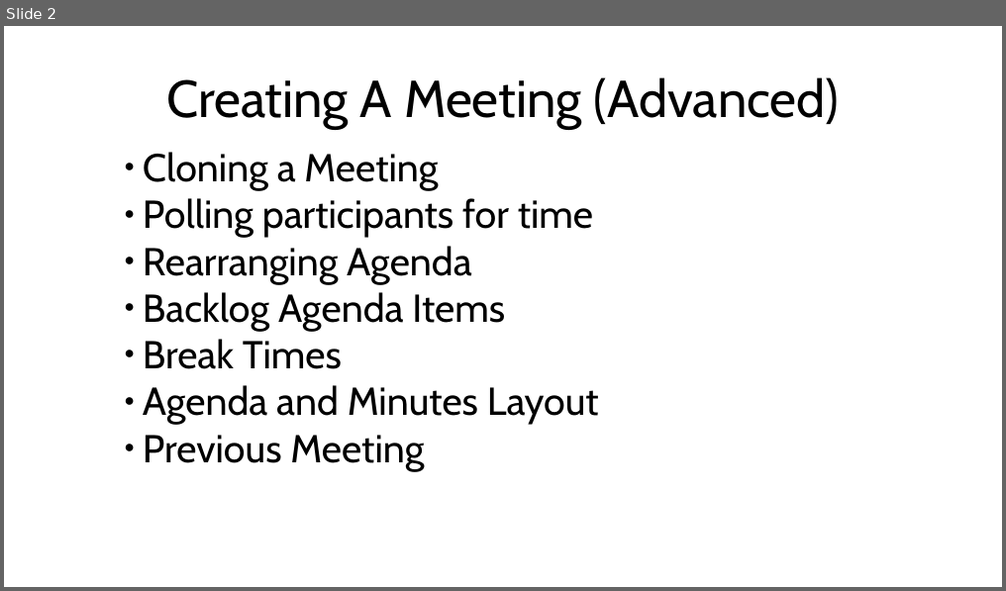
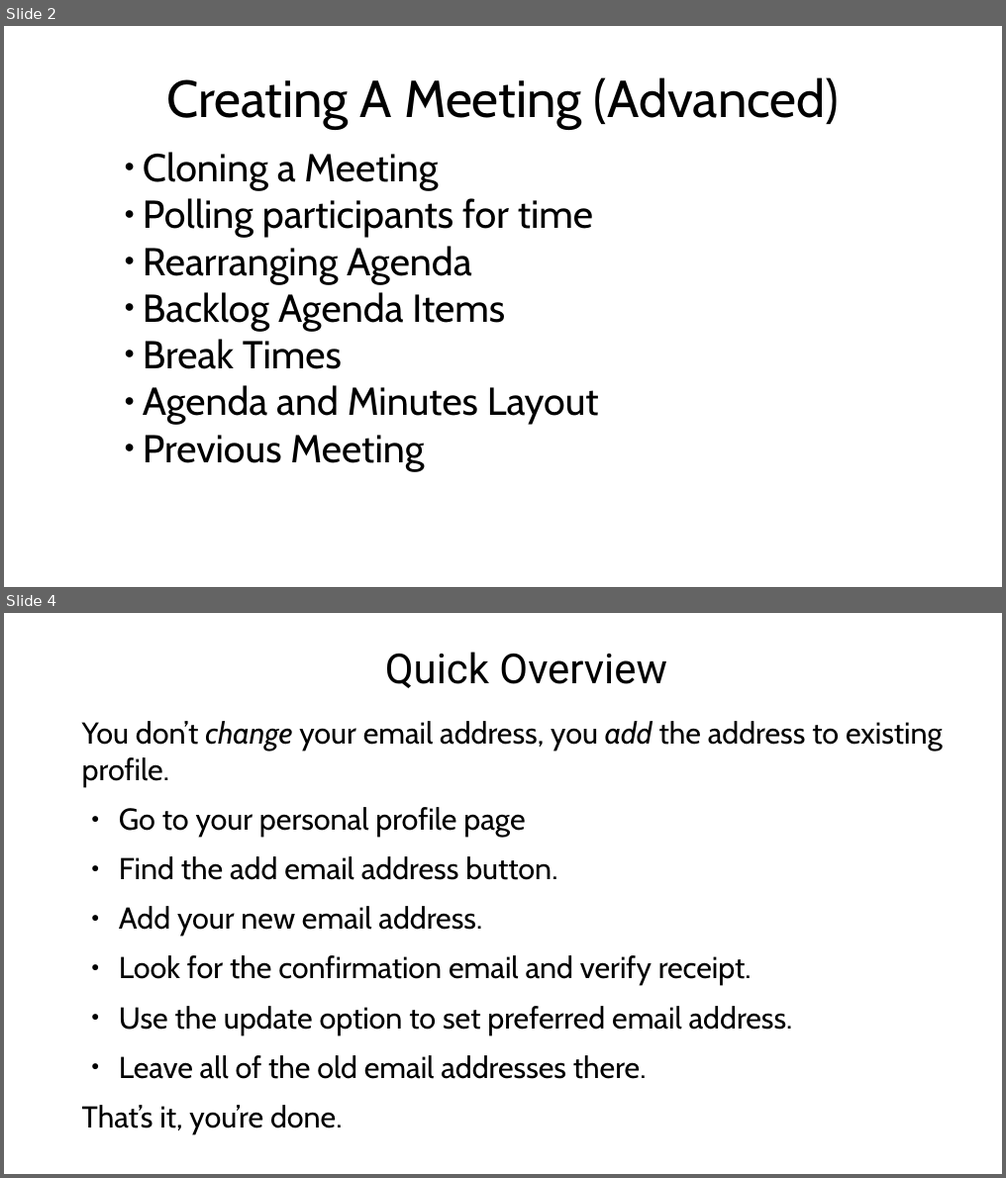
Before and after one commit to agilepro/cognoscenti, a slide deck: documentation/VideoPresentations.odp. Shown one above the other, each under a label of ours: slide 2 before the commit, slides 2 and 4 after it; the slides between them are not shown. The pictures are 1006x591 and 1006x1178 pixels, drawn with LibreOffice and Linux fonts; fonts in the diff are those of the drawing; background and template pictures are left out. Boxes give left, top, right and bottom in pixels: in the first picture for what was removed or moved away, otherwise in the second. Text is boxed around its words. In the diff, an @@ line names an element or a change of style, - is before the commit and + after.

Commit message:
added tutorial 22 on changing address, small cleanup in background refresh and unsubscribe; 6 hours

```diff
--- a/documentation/VideoPresentations.odp
+++ b/documentation/VideoPresentations.odp
@@ slide 4 added at [4,613,1002,1174], background picture (left out) @@
@@ title added at [385,652,667,688], 38.3 pt, text #000000 @@
+Quick Overview
@@ text added at [82,721,943,1135], 27.9 pt, text #000000 @@
+You don’t change your email address, you add the address to existing profile.
+● Go to your personal profile page
+● Find the add email address button.
+● Add your new email address.
+● Look for the confirmation email and verify receipt.
+● Use the update option to set preferred email address.
+● Leave all of the old email addresses there.
+That’s it, you’re done.
```
Also in this commit, not shown: 2 other slides added, 7 other files.
